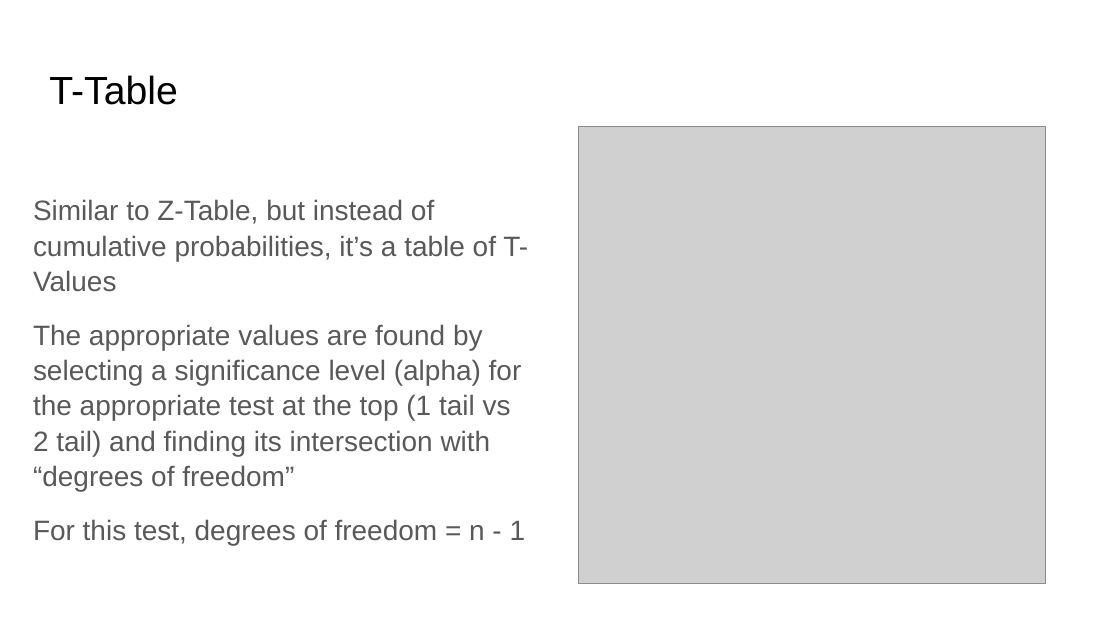
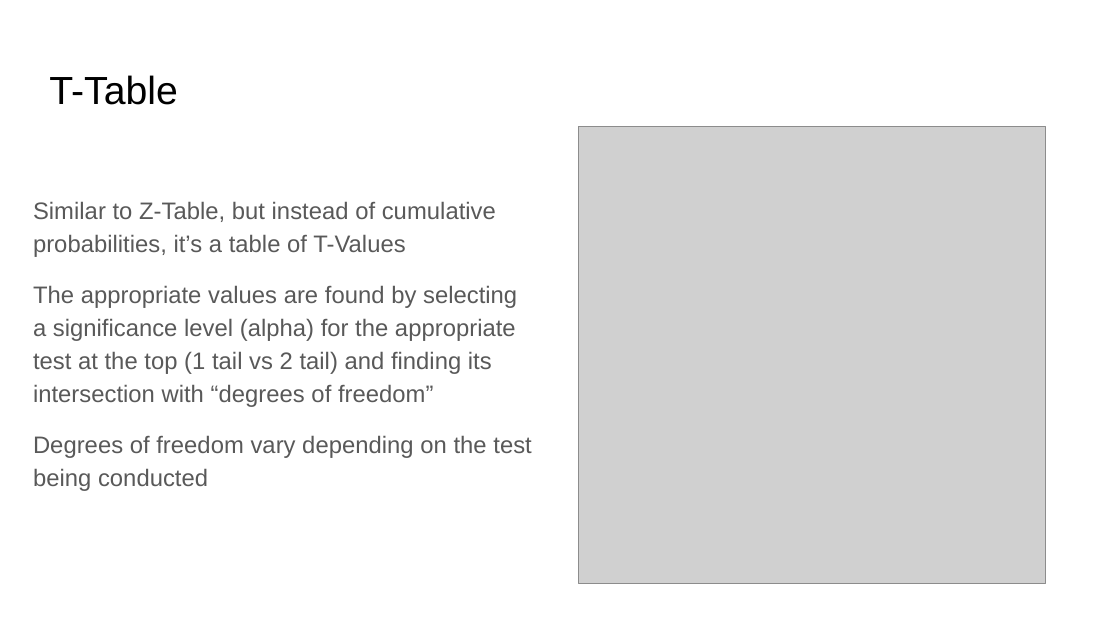
Before and after one commit to rjwrobel86/Python4Statistics, a slide deck: slide 36 of Non-Python Stats Stuff/Slides/Hypothesis Testing.pptx (slide 35 before the commit). Drawn at 1120x630 pixels with LibreOffice and Linux fonts; fonts in the diff are those of the drawing; grey boxes stand for pictures. Boxes give left, top, right and bottom in pixels: in the first picture for what was removed or moved away, otherwise in the second. Text is boxed around its words. In the diff, an @@ line names an element or a change of style, - is before the commit and + after.

```diff
--- a/Non-Python Stats Stuff/Slides/Hypothesis Testing.pptx
+++ b/Non-Python Stats Stuff/Slides/Hypothesis Testing.pptx
@@ text at (33,201,517,407): size 18 to 15.3 pt in "Similar to Z-Table, but instead of cumulative ...", "The appropriate values are found by selecting ..."; line spacing 1.05 to 1.15 @@
@@ text at (33,435,531,491): text changed; size 18 to 15.3 pt @@
-For this test, degrees of freedom = n - 1
+Degrees of freedom vary depending on the test being conducted
```
Also in this commit, not shown: 14 other slides changed, 7 slides added, 27 other files.
